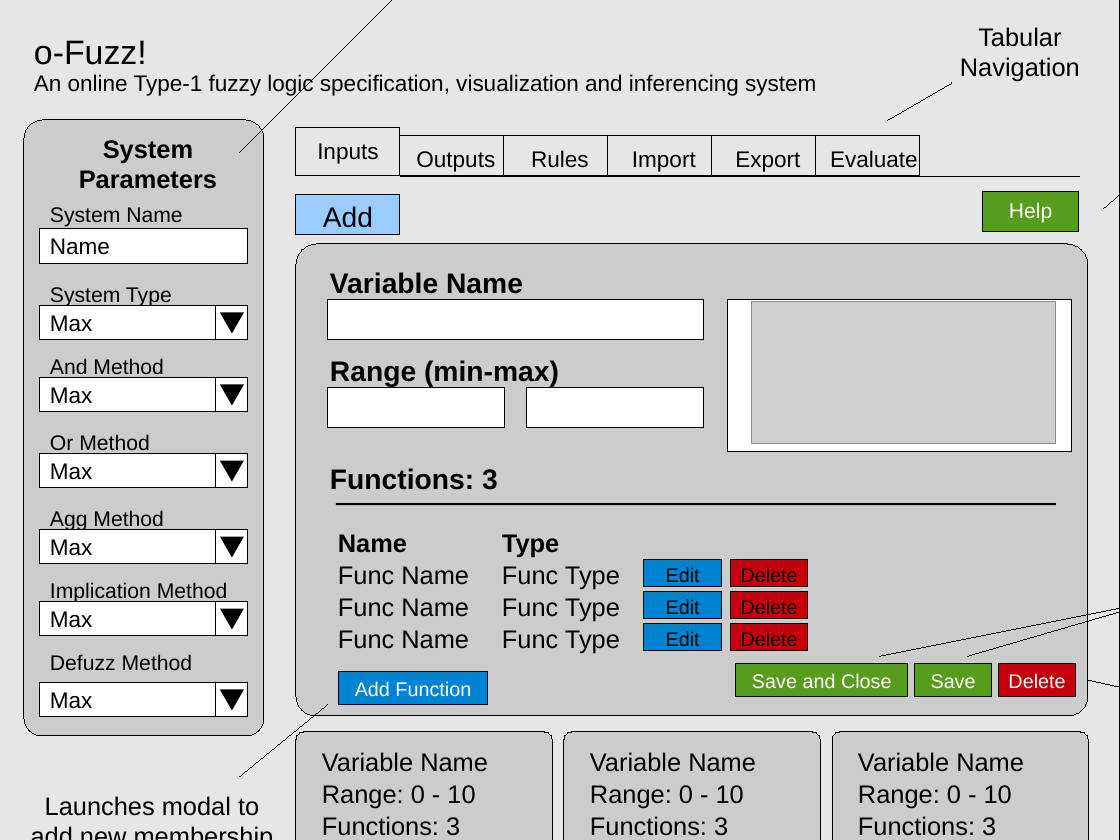
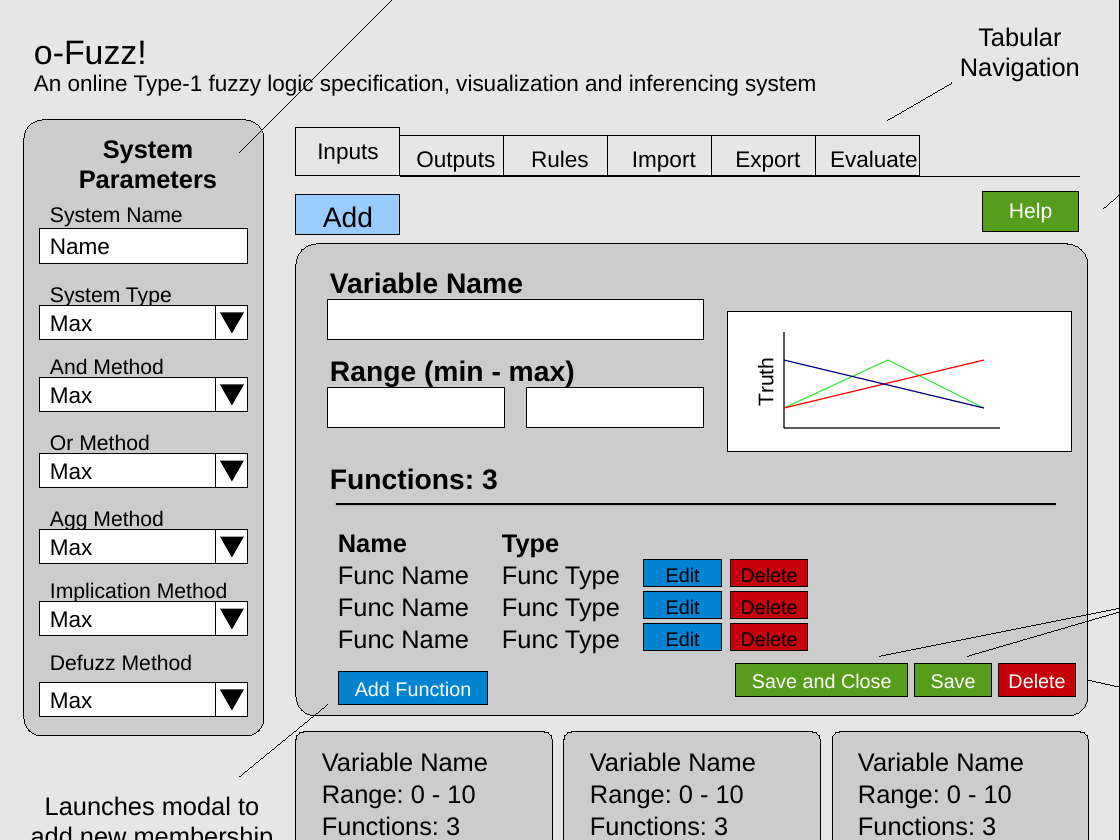
Before and after one commit to nargarawr/ids-github, a slide deck: slide 3 of Documentation/images/designs.odp. Drawn at 1120x840 pixels with LibreOffice and Linux fonts; fonts in the diff are those of the drawing; grey boxes stand for pictures. Boxes give left, top, right and bottom in pixels: in the first picture for what was removed or moved away, otherwise in the second. Text is boxed around its words. In the diff, an @@ line names an element or a change of style, - is before the commit and + after.

```diff
--- a/Documentation/images/designs.odp
+++ b/Documentation/images/designs.odp
@@ rectangle: place and size @@
-rectangle at (729, 300, 1073, 452)
+rectangle at (729, 312, 1073, 452)
@@ picture removed at (752, 302, 1056, 444) @@
@@ line added from (785, 332) to (785, 428), #000000 0.85 pt @@
@@ text at (330, 360, 575, 387): spaces changed @@
-Range (min-max)
+Range (min - max)
@@ text added at (754, 361, 778, 405), 15 pt, text #000000 @@
+Truth
@@ line added from (888, 360) to (785, 409), #3DEB3D 0.85 pt @@
@@ line added from (985, 360) to (785, 409), #FF0000 0.85 pt @@
@@ line added from (785, 360) to (985, 409), #000080 0.85 pt @@
@@ line added from (985, 409) to (888, 360), #3DEB3D 0.85 pt @@
@@ line added from (785, 428) to (1000, 428), #000000 0.85 pt @@
```
Also in this commit, not shown: 1 other slide changed, 7 other files.
